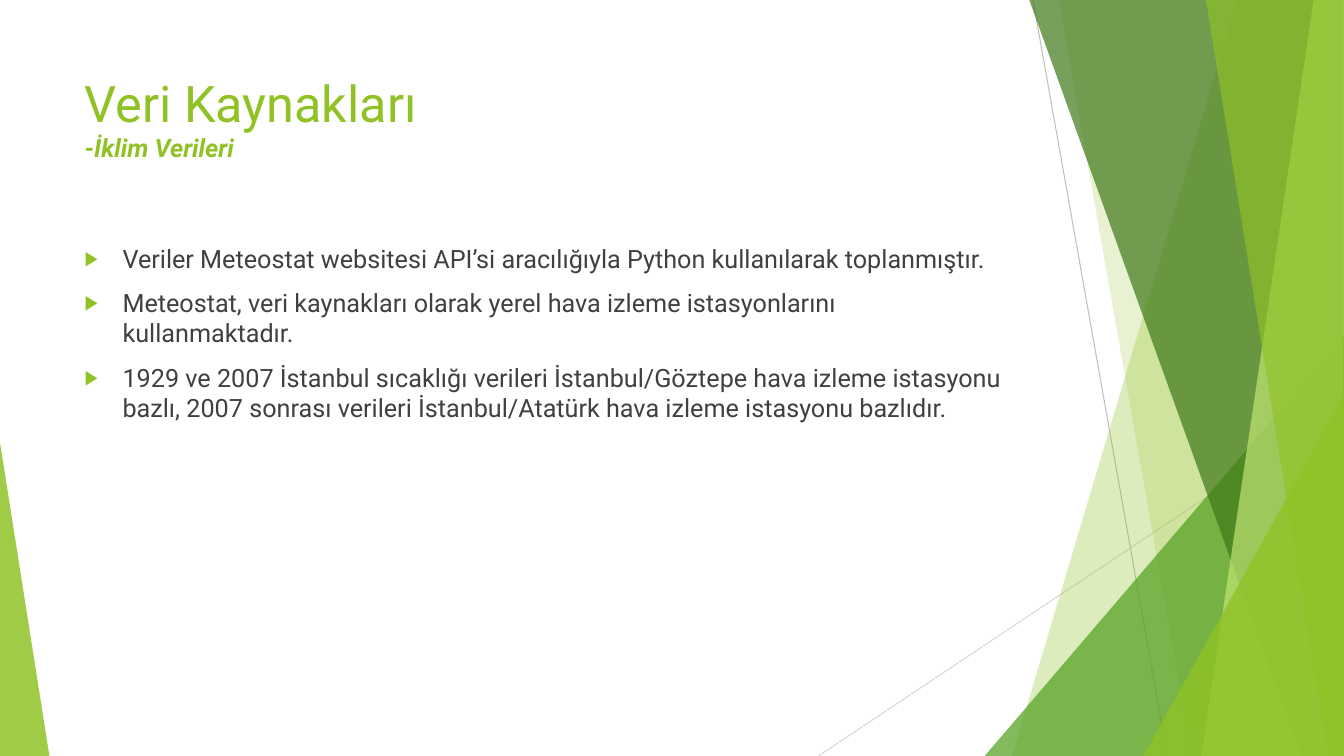
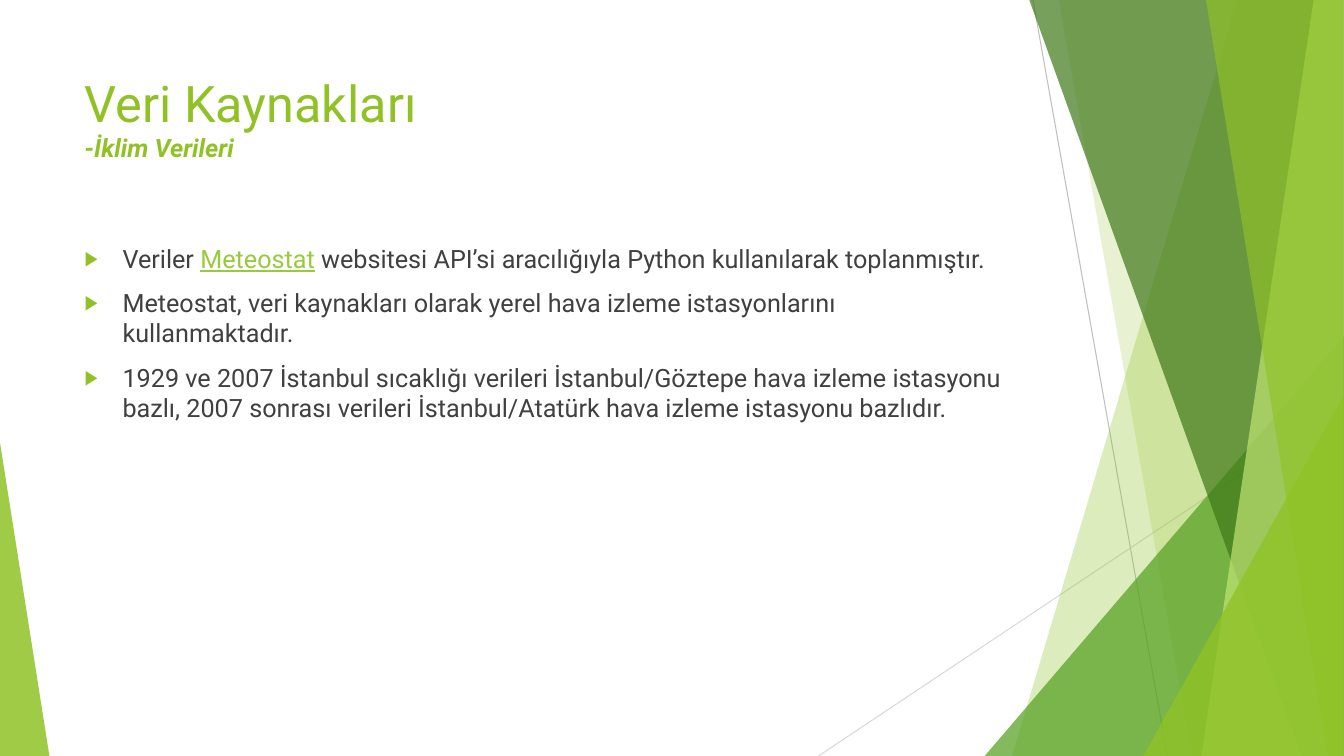
Before and after one commit to vulonviing/ibb-climate-change, a slide deck: slide 5 of İklim Değişikliği ve İstanbul.pptx (slide 3 before the commit). Drawn at 1344x756 pixels with LibreOffice and Linux fonts; fonts in the diff are those of the drawing. Boxes give left, top, right and bottom in pixels: in the first picture for what was removed or moved away, otherwise in the second. Text is boxed around its words. In the diff, an @@ line names an element or a change of style, - is before the commit and + after.

```diff
--- a/İklim Değişikliği ve İstanbul.pptx
+++ b/İklim Değişikliği ve İstanbul.pptx
@@ text at (123, 249, 985, 274): text colour #404040 to #99CA3C, underline on in "Meteostat" @@
```
Also in this commit, not shown: 2 other slides changed, 8 slides added, 31 other files.
